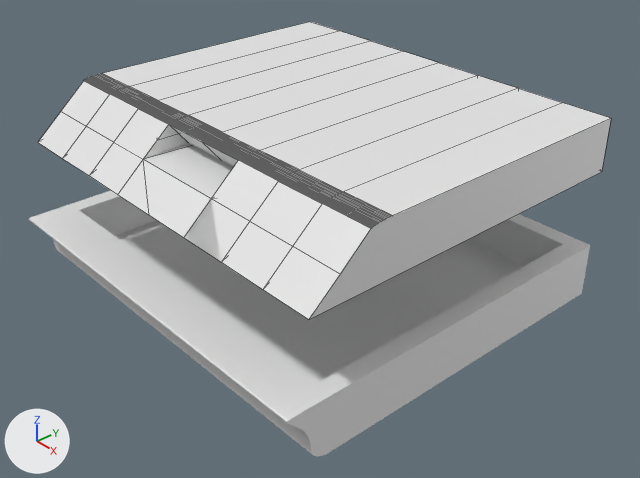
Before and after pictures for a commit that changed the Blender file railplay.blend.
Rendered twice from a 50 mm lens placed at (15.96, -13.91, 10.0), pointed at (0.73, -0.38, -1.59). Arrows for +X, +Y and +Z are at lower left; the lights stay in place. Mesh edges are drawn as thin lines on the coarser meshes.
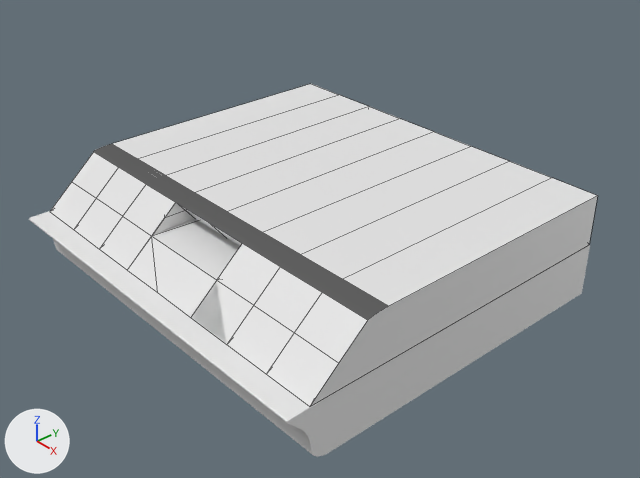
Changed parts and their boxes (x1, y1, x2, y2) in the pictures (640 x 478 px):
'Cube.001', moved
    before: (38, 22, 611, 319)
    after: (50, 84, 598, 406)

What changed in the scene script:
```text
Change ob_cube_001:
    ob_cube_001.location: (0.0, 0.0, 1.16) -> (0.0, 0.0, -0.94)
```
